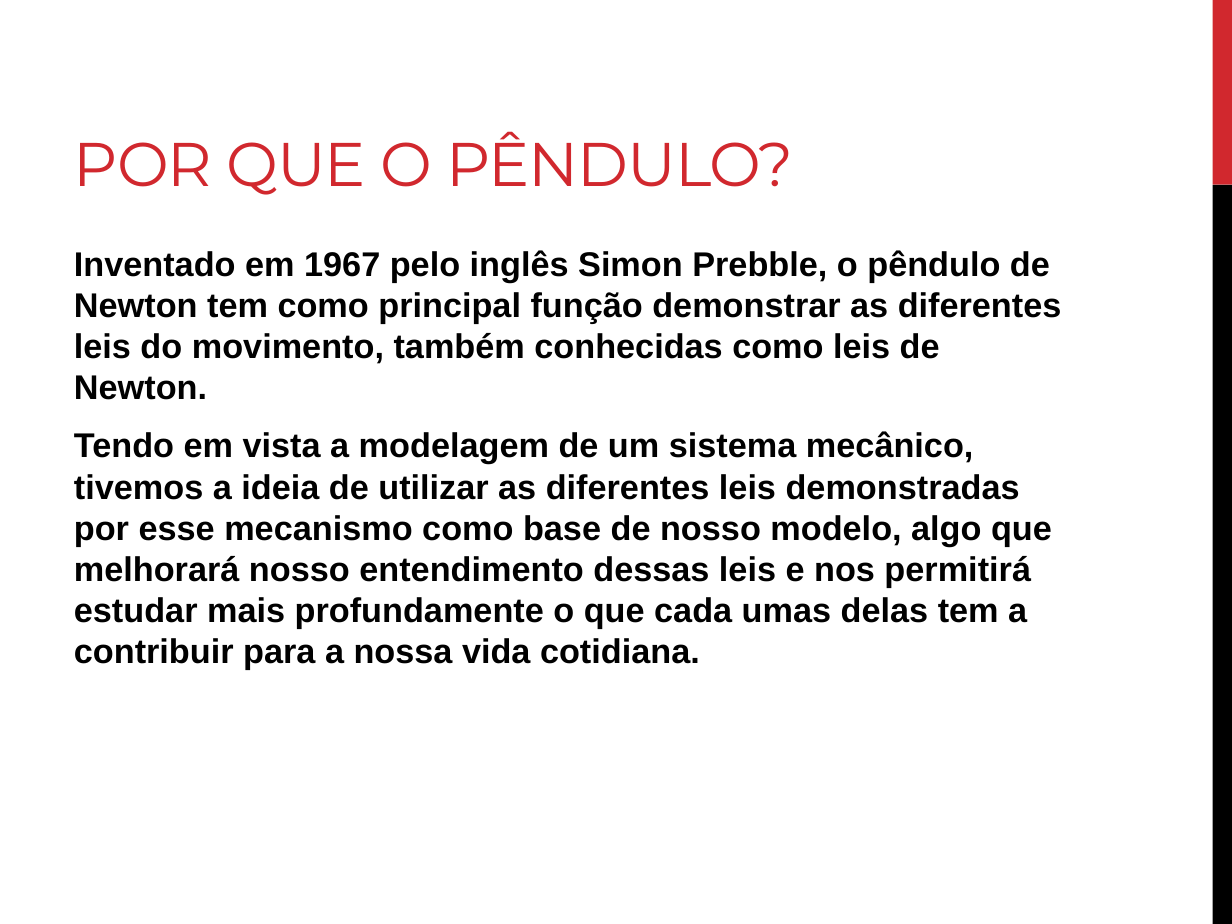
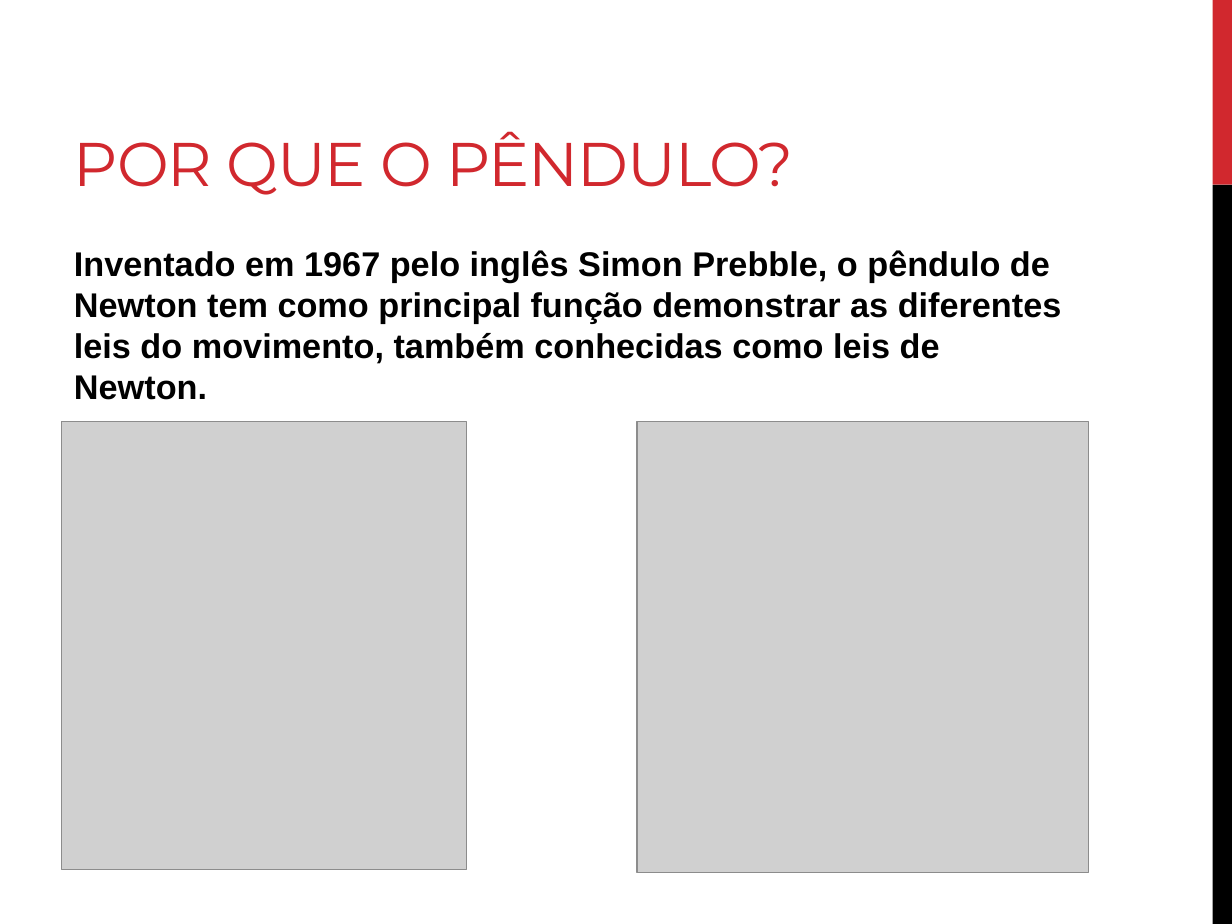
Before and after one commit to thegentil/Projeto_ModSim, a slide deck: slide 2 of Apresentação Final.pptx. Drawn at 1232x924 pixels with LibreOffice and Linux fonts; fonts in the diff are those of the drawing; grey boxes stand for pictures. Boxes give left, top, right and bottom in pixels: in the first picture for what was removed or moved away, otherwise in the second. Text is boxed around its words. In the diff, an @@ line names an element or a change of style, - is before the commit and + after.

```diff
--- a/Apresentação Final.pptx
+++ b/Apresentação Final.pptx
@@ picture added at [62,421,466,870] @@
@@ text at [74,431,1052,669]: paragraph removed @@
-Tendo em vista a modelagem de um sistema mecânico, tivemos a ideia de utilizar as diferentes leis demonstradas por esse mecanismo como base de nosso modelo, algo que melhorará nosso entendimento dessas leis e nos permitirá estudar mais profundamente o que cada umas delas tem a contribuir para a nossa vida cotidiana.
@@ picture added at [637,421,1088,872] @@
```
Also in this commit, not shown: 1 other file.
